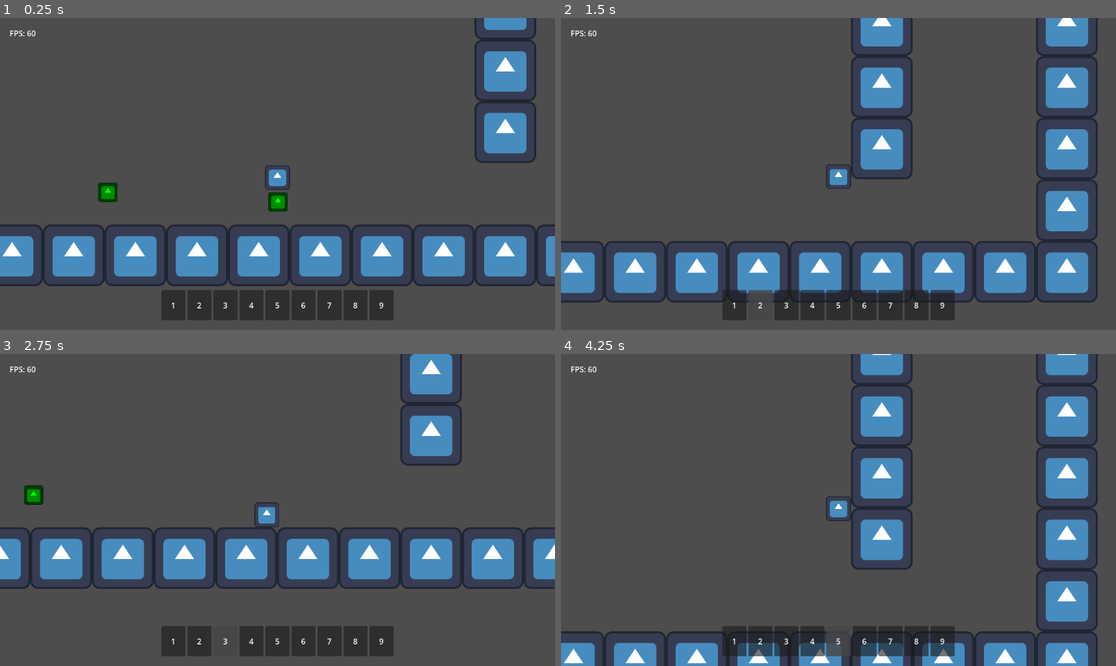
Above: before the commit, frames 1-4 (two rows, left to right).
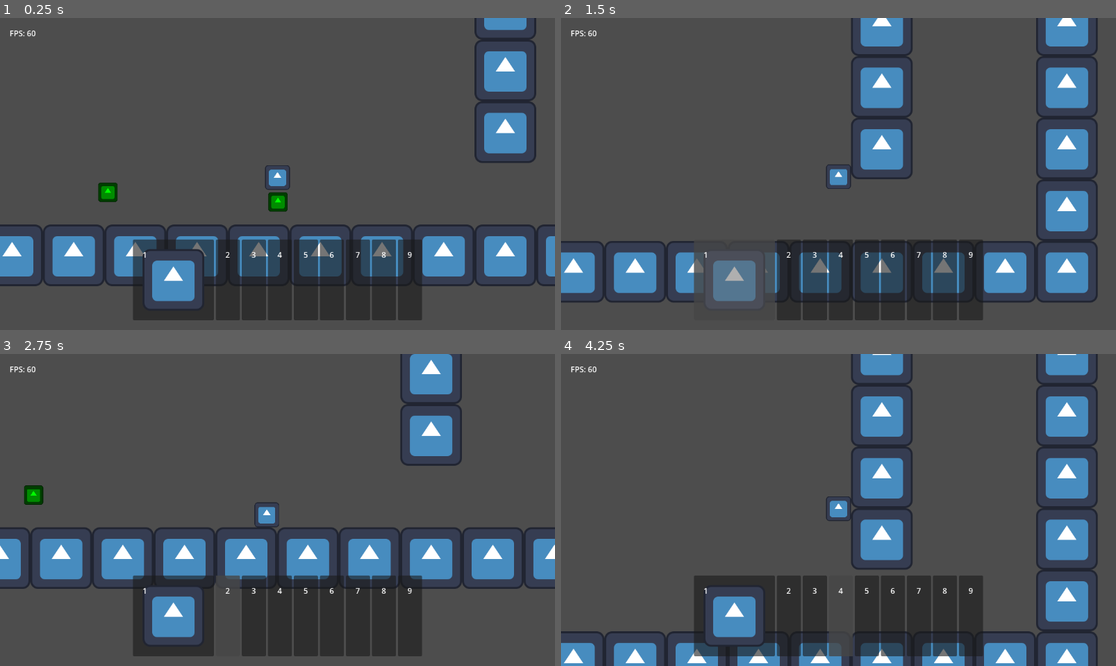
Above: after the commit, the same moments.

Repository: TheHumanMRP/RPG-Life-Tracker
Game: Godot game, scene res://Folders/Systems/Main/Scenes/main_scene.tscn
Same seed, same stepped clock (60 frames per second), same inputs: the game is played once before the commit and once after it. The engine's default icon, where the game draws it, is replaced by a stand-in: a white triangle on a blue panel in a dark square.
Inputs (mouse positions are in pixels of both pictures, inside the frame that each line leads up to):
- Up to frame 1 (0.25 s): no input
- Up to frame 2 (1.5 s): move the mouse to (733, 305) at 0.52 s; hold D (move_right) from 0.53 s (still down); tap I (add_test_sword) at 0.6, 1.35 s; click (733, 305) at 0.67 s; tap Space (jump) at 0.77 s; move the mouse to (760, 305) at 1.27 s; click (760, 305) at 1.42 s
- Up to frame 3 (2.75 s): tap Space (jump) at 1.52 s; move the mouse to (227, 641) at 2.02 s; release D (move_right) at 2.03 s; hold A (move_left) from 2.03 s (still down); tap I (add_test_sword) at 2.1 s; click (227, 641) at 2.17 s
- Up to frame 4 (4.25 s): move the mouse to (810, 641) at 2.77 s; release A (move_left) at 2.78 s; hold D (move_right) from 2.78 s (still down); tap I (add_test_sword) at 2.85, 3.6 s; click (810, 641) at 2.92 s; tap Space (jump) at 3.02, 3.77 s; move the mouse to (838, 641) at 3.52 s; click (838, 641) at 3.67 s

The runs differ from the first frame. In frame 1, 8.6% of the frame differs, in the area x 23-76%, y 71-97%; in frame 2, 8.2%; in frame 3, 8.0%; in frame 4, 8.3%.
Error before the commit: Invalid call. Nonexistent function 'setup' in base 'Node (TestingScript)'. (res://Folders/Systems/Globals/global.gd:17)
Error after the commit: Invalid call. Nonexistent function 'get_inventory' in base 'Node (global.gd)'. (res://Folders/Systems/Inventory_System/Scripts/hotbar_logic.gd:61)

Commit message:
Auto commit at 2026-07-11 20:32:09

Diff:
--- a/Folders/Components/movement_component.gd
+++ b/Folders/Components/movement_component.gd
@@ -88,3 +88,6 @@
 	velocity.x = move_toward(velocity.x, direction * max_speed, accel * delta)
 
 	return velocity
+
+func handle_gravity() -> void:
+	pass
--- a/Folders/Systems/Globals/global.gd
+++ b/Folders/Systems/Globals/global.gd
@@ -14,8 +14,6 @@
 func test() -> void:
 	var testing: TestingScript = TestingScript.new()
 
-	testing.setup(save_data.inventory_logic, save_data.hotbar_logic)
-
 	testing.test()
 
 # ============================================================================
